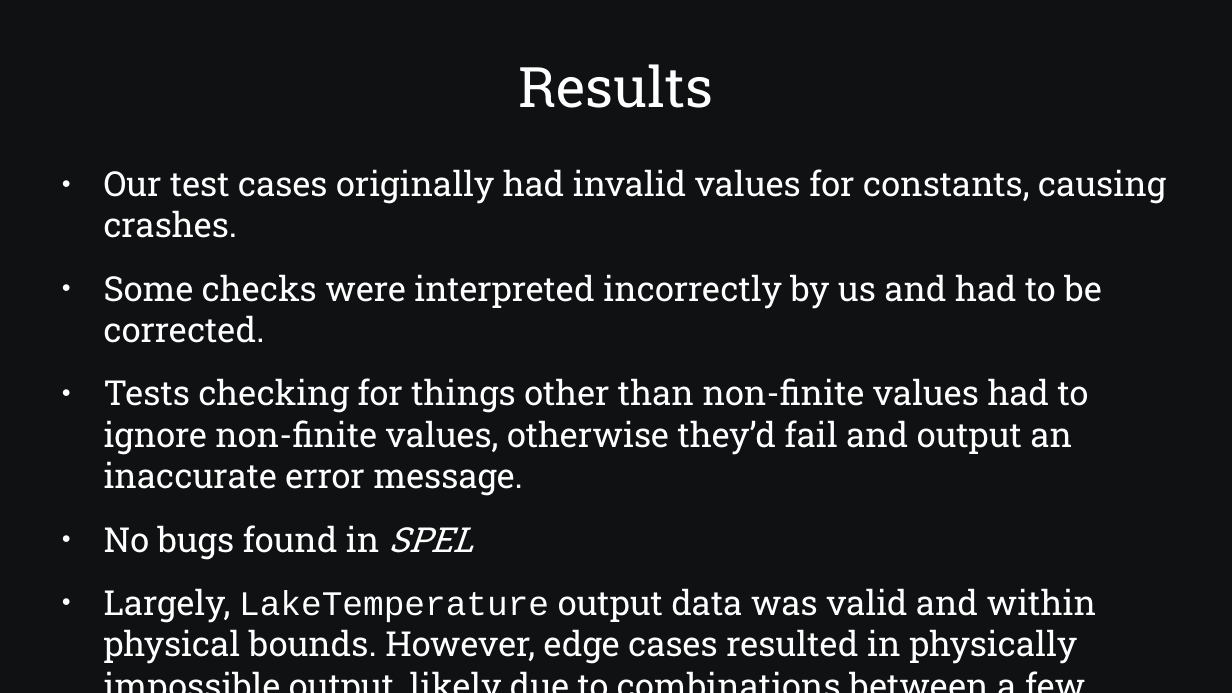
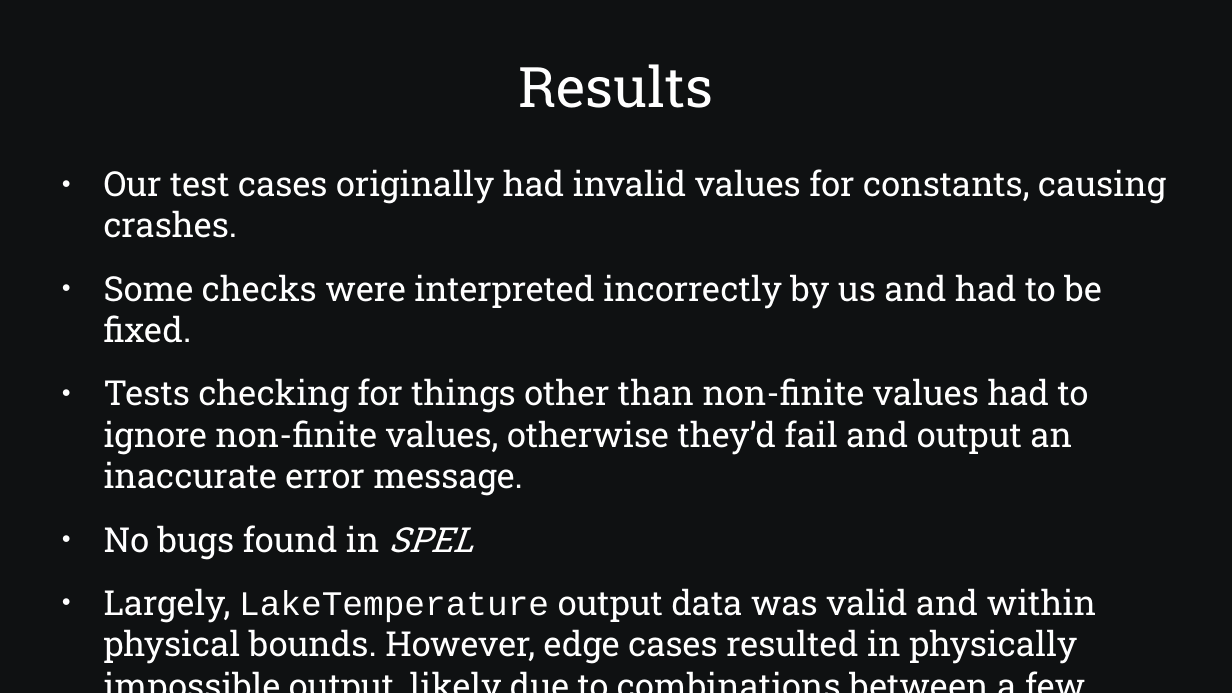
Before and after one commit to SamAllen06/lake_temp_work, a slide deck: slide 10 of documentation/for_collaborators/AnalysisOverview.pptx. Drawn at 1232x693 pixels with LibreOffice and Linux fonts; fonts in the diff are those of the drawing. Boxes give left, top, right and bottom in pixels: in the first picture for what was removed or moved away, otherwise in the second. Text is boxed around its words. In the diff, an @@ line names an element or a change of style, - is before the commit and + after.

```diff
--- a/documentation/for_collaborators/AnalysisOverview.pptx
+++ b/documentation/for_collaborators/AnalysisOverview.pptx
@@ text at (x1=104, y1=274, x2=1102, y2=343): text changed @@
-● Some checks were interpreted incorrectly by us and had to be corrected.
+● Some checks were interpreted incorrectly by us and had to be fixed.
```
Also in this commit, not shown: 4 other slides changed, 1 other file.
